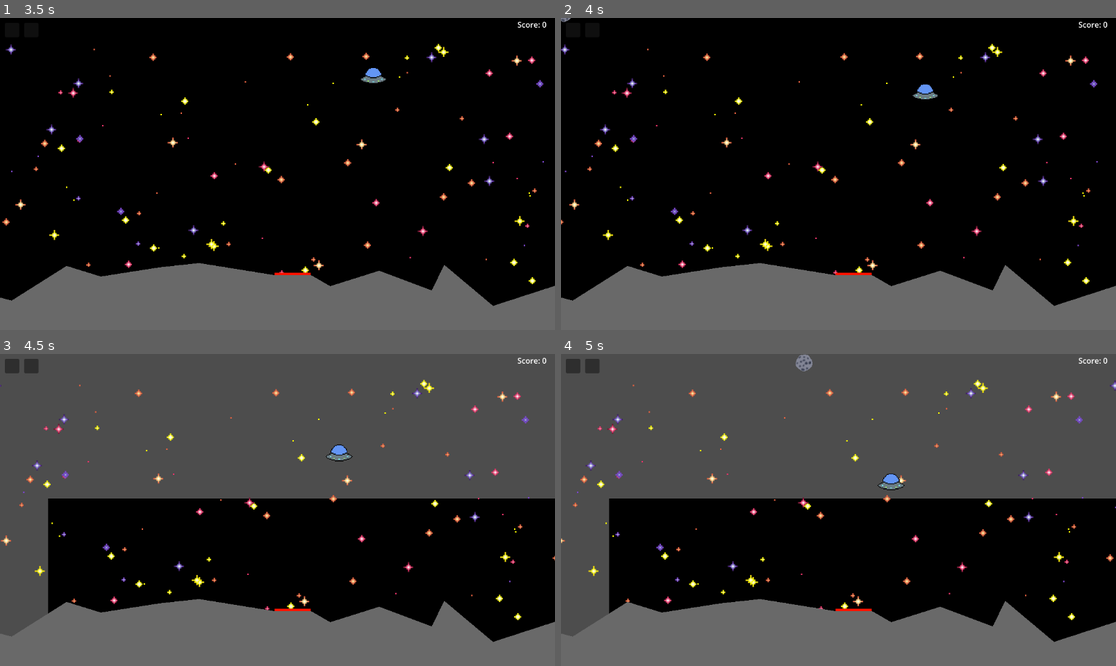
Above: before the commit, frames 1-4 (two rows, left to right).
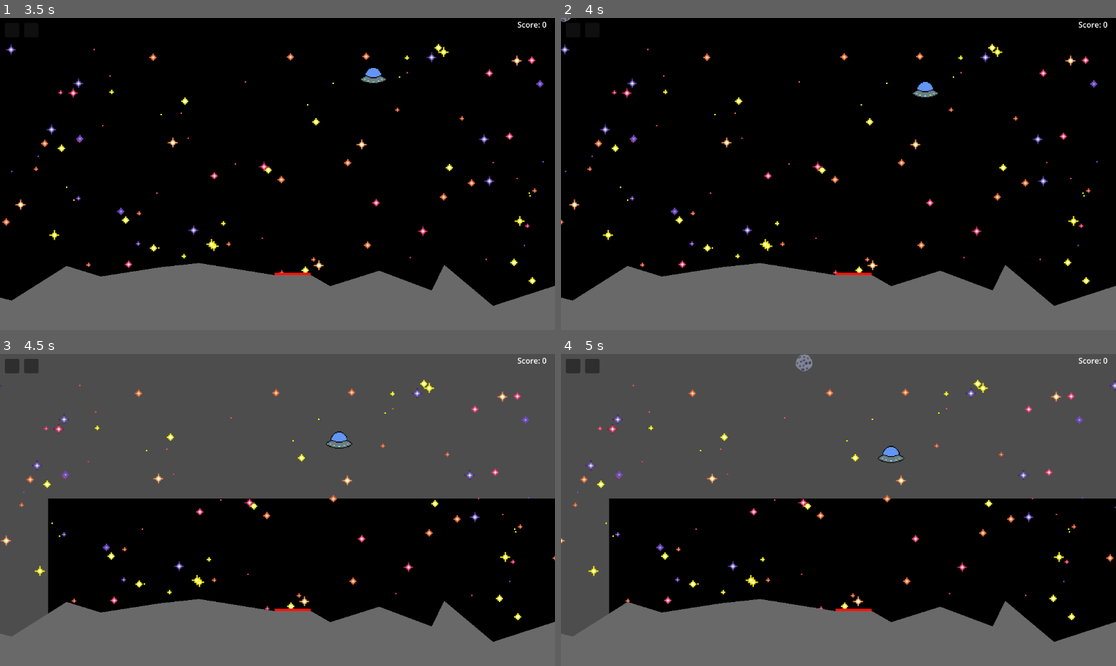
Above: after the commit, the same moments.

Repository: MissionToPsyche-Iridium/iridium_21k_web_game-byu-i
Game: Godot game, scene res://main.tscn
Same seed, same stepped clock (60 frames per second), same inputs: the game is played once before the commit and once after it.
Inputs (mouse positions are in pixels of both pictures, inside the frame that each line leads up to):
- Up to frame 1 (3.5 s): click "START" at 0.5 s; click "EASY" at 1.25 s; move the mouse to (49, 130) at 2.02 s; hold Right (ui_right) 2.03-2.75 s; hold A (A) 2.03-2.75 s; click (49, 130) at 2.17 s; click "Begin landing protocol." at 2.75 s
- Up to frame 2 (4 s): move the mouse to (727, 189) at 3.52 s; hold Left (ui_left) from 3.53 s (still down); tap D (D) at 3.6 s
- Up to frame 3 (4.5 s): move the mouse to (333, 441) at 4.27 s; release Left (ui_left) at 4.28 s; hold Right (ui_right) from 4.28 s (still down); hold Space (Spacebar) from 4.28 s (still down)
- Up to frame 4 (5 s): keep holding Right (ui_right); keep holding Space (Spacebar)

Frame 1 is identical in both runs. In frame 2, 0.1% of the frame differs, in the area x 63-68%, y 20-27%; in frame 3, 0.3%; in frame 4, 0.3%, in the area x 57-62%, y 29-44%.

Commit message:
actually fixed lander crash
This is a bit of a hack and im not happy about it, we need better collision detection as i had to slow down the ship to stop it from passing through the landing pad

Diff:
--- a/SpaceShuttle/hard_player.gd
+++ b/SpaceShuttle/hard_player.gd
@@ -1,8 +1,8 @@
 extends Node2D
 var difficulty
 var ShipVelocity = Vector2()
-var MaxSpeedYPositive = 1.5
-var MaxSpeedYNegative = -1
+var MaxSpeedYPositive = .9
+var MaxSpeedYNegative = -.9
 var MaxSpeedXPositive = 2
 var MaxSpeedXNegative = -2
 var gravity = .005
@@ -122,7 +122,7 @@
 		else:
 			pass
 	else:
-		if canBeHit == true:
+		if canBeHit == true and area.get_name() != "lander_box":
 			destroy_rocket("crashLanded")
 		else:
 			pass
--- a/SpaceShuttle/landing_pad.gd
+++ b/SpaceShuttle/landing_pad.gd
@@ -14,4 +14,4 @@
 
 func _on_lander_box_area_entered(area: Area2D) -> void:
 	if area.get_name() == "ground":
-		position.x += 1
+		position.x += 3
--- a/SpaceShuttle/player.gd
+++ b/SpaceShuttle/player.gd
@@ -1,6 +1,6 @@
 extends Node2D
 var ShipVelocity = Vector2()
-var MaxSpeedYPositive = 2
+var MaxSpeedYPositive = 1
 var MaxSpeedYNegative = -1
 var MaxSpeedXPositive = 2
 var MaxSpeedXNegative = -2
@@ -84,7 +84,7 @@
 		else:
 			pass
 	else:
-		if canBeHit == true and area.get_name() == "lander_box":
+		if canBeHit == true and area.get_name() != "lander_box":
 			print("crashed")
 			destroy_rocket("crashLanded")
 		else:
